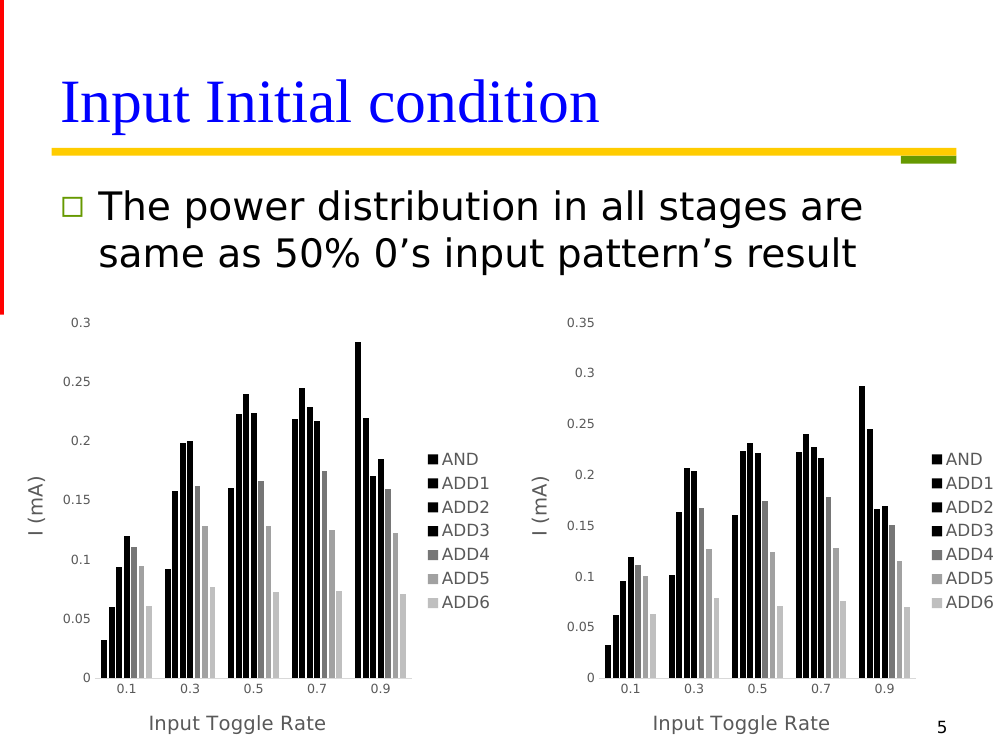
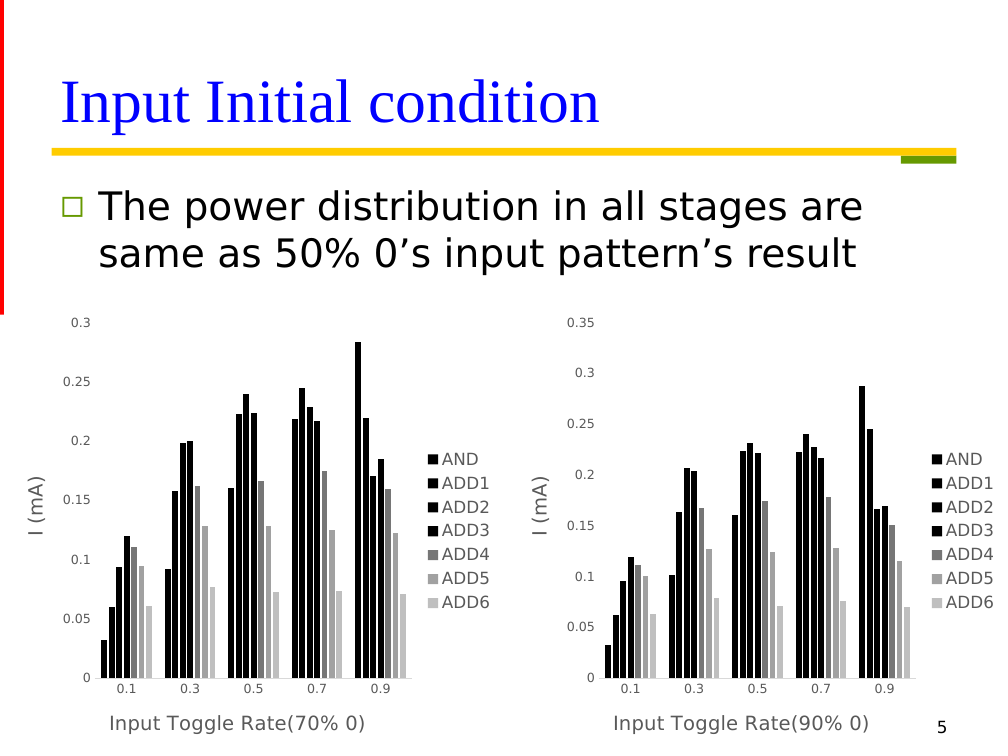
Before and after one commit to Oniontow/TTLiu_Project, a slide deck: slide 5 of tree/new_wood.pptx. Drawn at 1008x756 pixels with LibreOffice and Linux fonts; fonts in the diff are those of the drawing. Boxes give left, top, right and bottom in pixels: in the first picture for what was removed or moved away, otherwise in the second. Text is boxed around its words. In the diff, an @@ line names an element or a change of style, - is before the commit and + after.

Commit message:
yyy

```diff
--- a/tree/new_wood.pptx
+++ b/tree/new_wood.pptx
@@ column chart at [0, 306, 504, 756] @@
@@ category axis title "Input Toggle Rate " to "Input Toggle Rate(70% 0) " @@
@@ column chart at [504, 306, 1008, 756] @@
@@ category axis title "Input Toggle Rate " to "Input Toggle Rate(90% 0) " @@
```
Also in this commit, not shown: 2 slides added.
